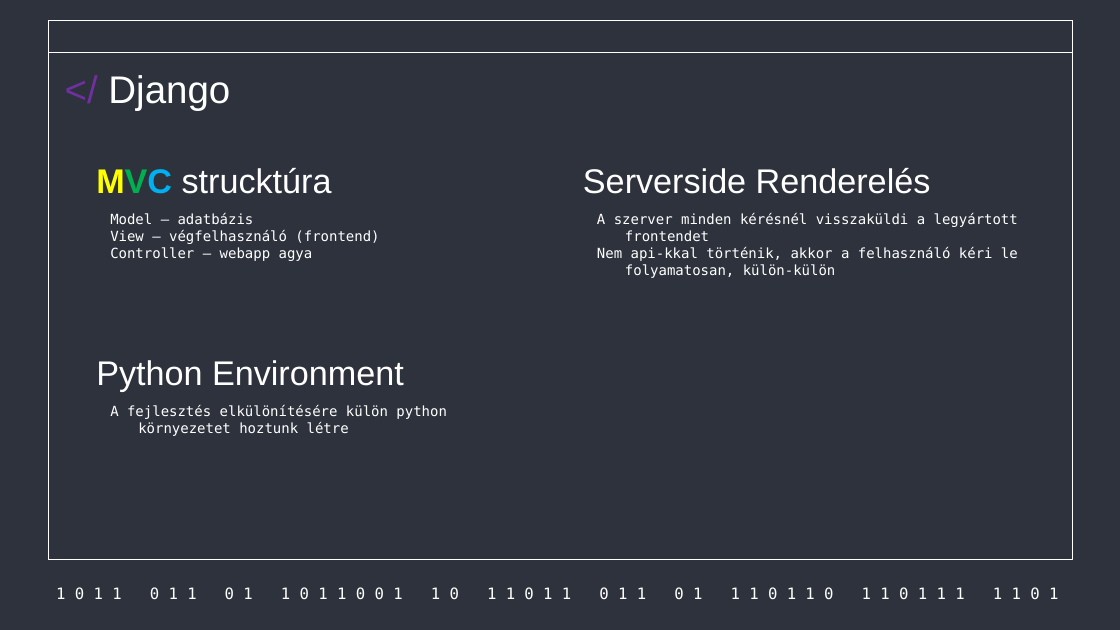
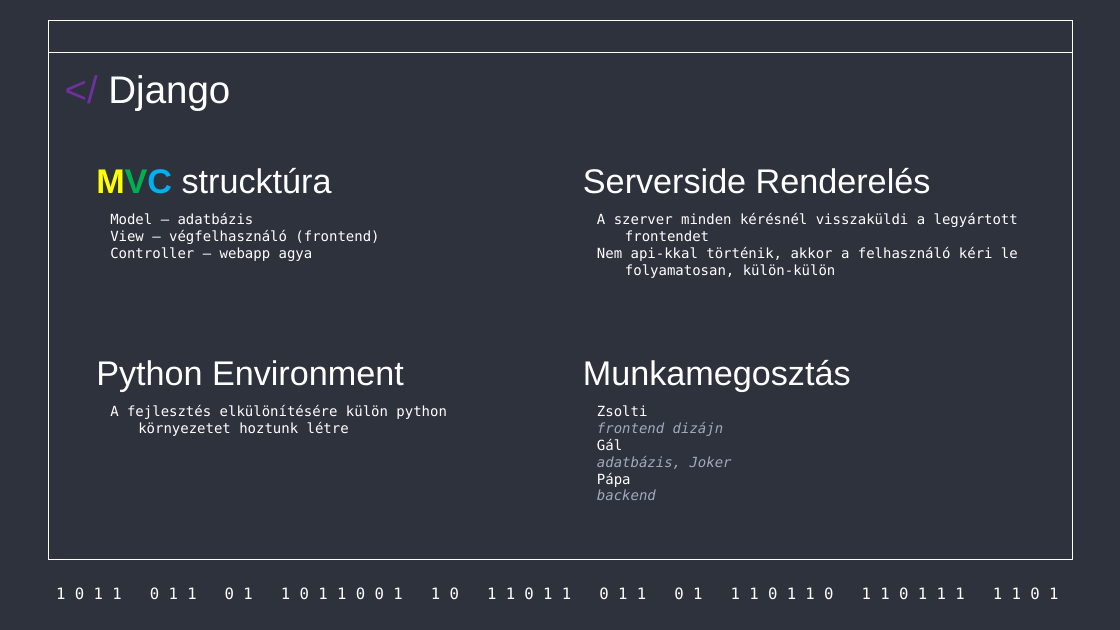
Before and after one commit to Acsilaa/dusza2024-25, a slide deck: slide 2 of Hell yeah ppt.pptx. Drawn at 1120x630 pixels with LibreOffice and Linux fonts; fonts in the diff are those of the drawing. Boxes give left, top, right and bottom in pixels: in the first picture for what was removed or moved away, otherwise in the second. Text is boxed around its words. In the diff, an @@ line names an element or a change of style, - is before the commit and + after.

```diff
--- a/Hell yeah ppt.pptx
+++ b/Hell yeah ppt.pptx
@@ title added at [583,360,851,391], 29.3 pt, text #FFFFFF @@
+Munkamegosztás
@@ subtitle added at [597,405,732,500], 12 pt, text #A2AABA, italic @@
+Zsolti
+frontend dizájn
+Gál
+adatbázis, Joker
+Pápa
+backend
```
Also in this commit, not shown: 1 other slide changed, 1 slide added, 1 slide removed, 1 other file.
